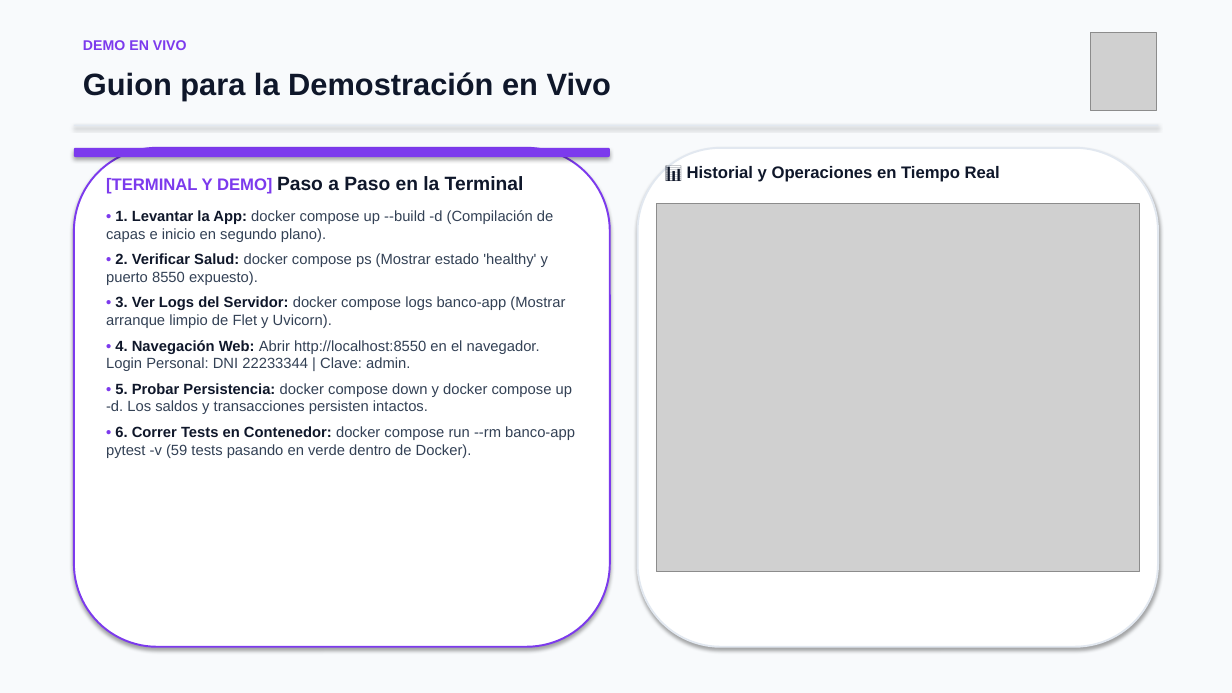
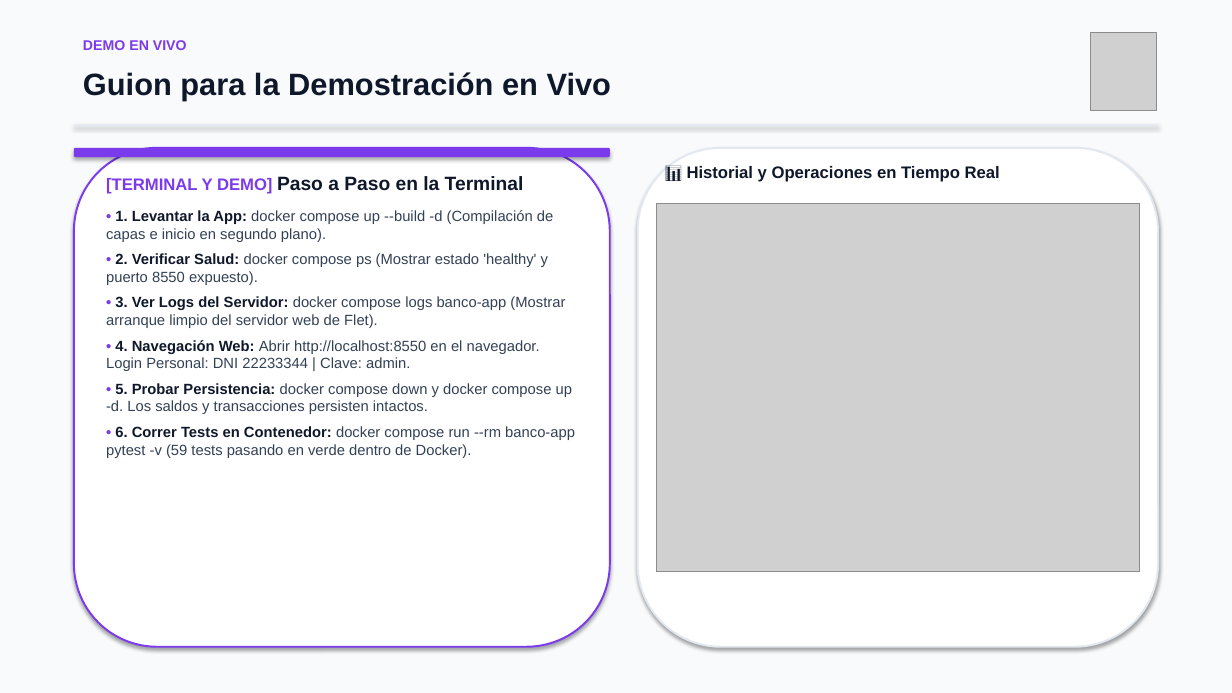
Before and after one commit to dzCazador/ITS-DevOps-RefactoringTesting-SistemaBancario, a slide deck: slide 13 of presentacion_sistema_bancario.pptx. Drawn at 1232x693 pixels with LibreOffice and Linux fonts; fonts in the diff are those of the drawing; grey boxes stand for pictures. Boxes give left, top, right and bottom in pixels: in the first picture for what was removed or moved away, otherwise in the second. Text is boxed around its words. In the diff, an @@ line names an element or a change of style, - is before the commit and + after.

Commit message:
docs: describe Flet web server without FastAPI/Uvicorn references
Flet provides the web server via FLET_FORCE_WEB_SERVER; the project does not depend on FastAPI or Uvicorn directly.

```diff
--- a/presentacion_sistema_bancario.pptx
+++ b/presentacion_sistema_bancario.pptx
@@ text at bbox=[106, 296, 565, 328]: text changed @@
-• 3. Ver Logs del Servidor: docker compose logs banco-app (Mostrar arranque limpio de Flet y Uvicorn).
+• 3. Ver Logs del Servidor: docker compose logs banco-app (Mostrar arranque limpio del servidor web de Flet).
```
Also in this commit, not shown: 1 other slide changed, 3 other files.
